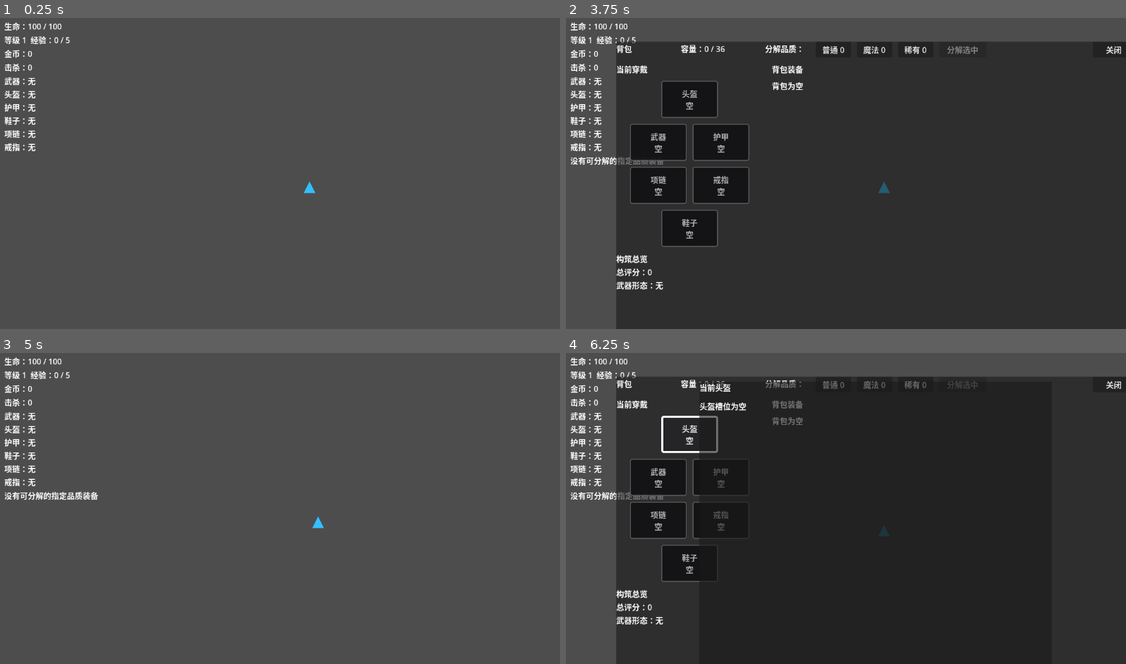
Above: before the commit, frames 1-4 (two rows, left to right).
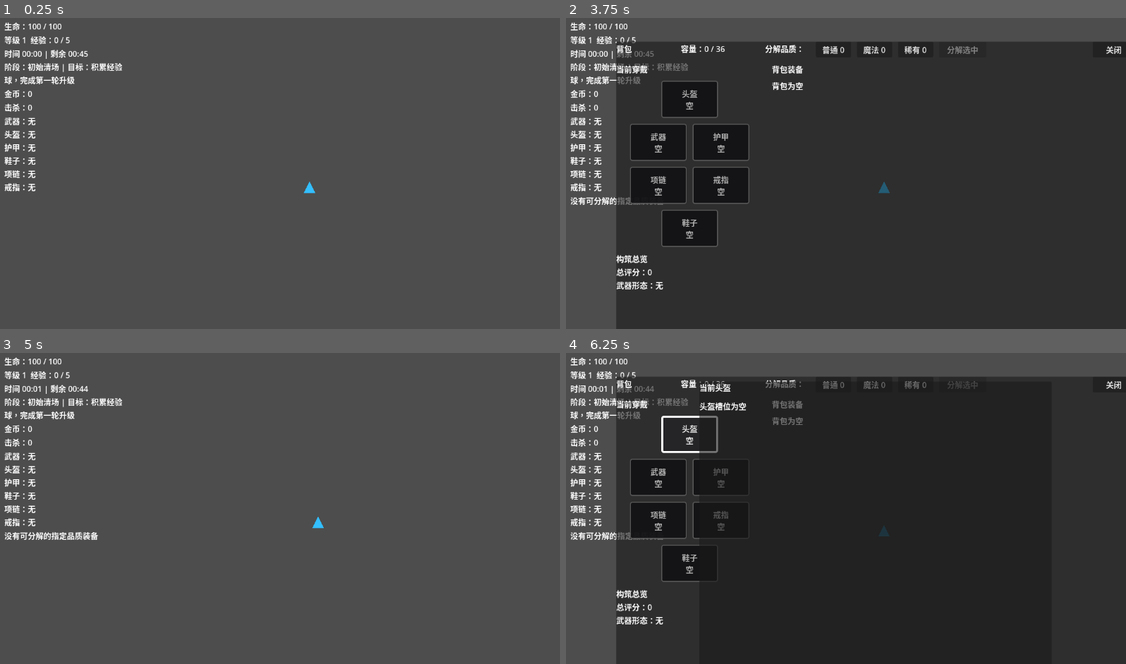
Above: after the commit, the same moments.

Repository: airisuzuki123/RogueLootPrototype
Game: Godot game, scene res://scenes/main.tscn
Two runs of this game, one before a commit and one after it. Both use one fixed random seed, a clock stepped at 60 frames per second and the inputs below.
Inputs (mouse positions are in pixels of both pictures, inside the frame that each line leads up to):
- Up to frame 1 (0.25 s): no input
- Up to frame 2 (3.75 s): tap Enter at 0.5 s; move the mouse to (969, 154) at 0.52 s; hold D (move_right) 0.53-1.25 s; tap B at 0.6 s; click (969, 154) at 0.67 s; click "普通 0" at 1.25 s; click "魔法 0" at 2 s; click "稀有 0" at 2.75 s; click "分解选中" at 3.5 s
- Up to frame 3 (5 s): click "关闭" at 4.25 s
- Up to frame 4 (6.25 s): tap Space at 5 s; move the mouse to (734, 520) at 5.02 s; hold S (move_down) 5.03-5.75 s; tap B at 5.1 s; click "头盔 空" at 5.75 s

The runs differ from the first frame. In frame 1, 1.3% of the frame differs, in the area x 0-22%, y 10-56%; in frame 2, 1.5%; in frame 3, 1.8%, in the area x 0-22%, y 10-61%; in frame 4, 1.5%.

Commit message:
新增单局阶段节奏

Diff:
--- a/scripts/core/game_manager.gd
+++ b/scripts/core/game_manager.gd
@@ -13,8 +13,62 @@
 signal inventory_open_changed(is_open: bool)
 signal upgrade_choices_requested(choices: Array)
 signal run_ended(kills: int, gold: int)
+signal run_time_changed(elapsed_seconds: int, phase: Dictionary, remaining_seconds: int)
+signal run_phase_changed(phase: Dictionary)
 
 const MAX_INVENTORY_SIZE: int = 36
+const RUN_PHASES: Array[Dictionary] = [
+	{
+		"id": "opening",
+		"name": "初始清场",
+		"duration": 45.0,
+		"spawn_interval": 1.25,
+		"spawn_count": 1,
+		"enemy_level_bonus": 0,
+		"enemy_weight_bonus": {},
+		"goal": "积累经验球，完成第一轮升级"
+	},
+	{
+		"id": "chase",
+		"name": "追击加压",
+		"duration": 60.0,
+		"spawn_interval": 1.05,
+		"spawn_count": 1,
+		"enemy_level_bonus": 0,
+		"enemy_weight_bonus": {"runner": 18},
+		"goal": "应对快速敌人，保持移动空间"
+	},
+	{
+		"id": "mixed",
+		"name": "混编压迫",
+		"duration": 75.0,
+		"spawn_interval": 0.90,
+		"spawn_count": 1,
+		"enemy_level_bonus": 1,
+		"enemy_weight_bonus": {"tank": 14, "ranged": 18},
+		"goal": "处理坦克和远程敌人的组合压力"
+	},
+	{
+		"id": "surge",
+		"name": "密集来袭",
+		"duration": 90.0,
+		"spawn_interval": 0.75,
+		"spawn_count": 2,
+		"enemy_level_bonus": 1,
+		"enemy_weight_bonus": {"runner": 16, "tank": 10, "ranged": 18},
+		"goal": "用当前构筑清理更密集的敌群"
+	},
+	{
+		"id": "endless_pressure",
+		"name": "终局压力",
+		"duration": -1.0,
+		"spawn_interval": 0.65,
+		"spawn_count": 2,
+		"enemy_level_bonus": 2,
+		"enemy_weight_bonus": {"runner": 18, "tank": 18, "ranged": 24},
+		"goal": "尽可能延长生存时间"
+	}
+]
 
 var gold: int = 0
 var kills: int = 0
@@ -41,6 +95,9 @@
 	"ring": {}
 }
 var latest_loot_message: String = ""
+var run_elapsed_time: float = 0.0
+var current_phase_index: int = 0
+var latest_run_time_second: int = -1
 
 const UPGRADE_POOL := [
 	{
@@ -94,6 +151,9 @@
 	inventory.clear()
 	_reset_equipped_items()
 	latest_loot_message = ""
+	run_elapsed_time = 0.0
+	current_phase_index = 0
+	latest_run_time_second = -1
 	gold_changed.emit(gold)
 	enemy_killed.emit(kills)
 	experience_changed.emit(experience, experience_to_next_level, level)
@@ -101,6 +161,44 @@
 	inventory_open_changed.emit(is_inventory_open)
 	equipment_changed.emit(equipped_items)
 	loot_message_changed.emit(latest_loot_message)
+	run_phase_changed.emit(get_current_run_phase())
+	_emit_run_time_changed(true)
+
+func update_run_time(delta: float) -> void:
+	if is_run_over or is_gameplay_paused():
+		return
+	run_elapsed_time += delta
+	_update_run_phase()
+	_emit_run_time_changed(false)
+
+func get_current_run_phase() -> Dictionary:
+	if RUN_PHASES.is_empty():
+		return {}
+	return RUN_PHASES[clampi(current_phase_index, 0, RUN_PHASES.size() - 1)].duplicate(true)
+
+func get_current_phase_spawn_interval() -> float:
+	return float(get_current_run_phase().get("spawn_interval", 1.25))
+
+func get_current_phase_spawn_count() -> int:
+	return maxi(1, int(get_current_run_phase().get("spawn_count", 1)))
+
+func get_current_phase_enemy_level_bonus() -> int:
+	return maxi(0, int(get_current_run_phase().get("enemy_level_bonus", 0)))
+
+func get_current_phase_enemy_weight_bonus(enemy_type: String) -> int:
+	var weight_bonus: Dictionary = get_current_run_phase().get("enemy_weight_bonus", {})
+	return maxi(0, int(weight_bonus.get(enemy_type, 0)))
+
+func get_run_elapsed_seconds() -> int:
+	return int(floor(run_elapsed_time))
+
+func get_current_phase_remaining_seconds() -> int:
+	var phase := get_current_run_phase()
+	var duration := float(phase.get("duration", -1.0))
+	if duration < 0.0:
+		return -1
+	var phase_elapsed := run_elapsed_time - _get_phase_start_time(current_phase_index)
+	return maxi(0, int(ceil(duration - phase_elapsed)))
 
 func register_player(player_node: Node) -> void:
 	player = player_node
@@ -312,6 +410,43 @@
 	is_run_over = true
 	set_inventory_open(false)
 	run_ended.emit(kills, gold)
+
+func _update_run_phase() -> void:
+	var new_phase_index := _get_phase_index_for_time(run_elapsed_time)
+	if new_phase_index == current_phase_index:
+		return
+	current_phase_index = new_phase_index
+	var phase := get_current_run_phase()
+	run_phase_changed.emit(phase)
+	_set_loot_message("进入阶段：%s - %s" % [str(phase.get("name", "未知阶段")), str(phase.get("goal", ""))])
+	_emit_run_time_changed(true)
+
+func _get_phase_index_for_time(elapsed_time: float) -> int:
+	var cursor := 0.0
+	for index in range(RUN_PHASES.size()):
+		var duration := float(RUN_PHASES[index].get("duration", -1.0))
+		if duration < 0.0:
+			return index
+		cursor += duration
+		if elapsed_time < cursor:
+			return index
+	return maxi(0, RUN_PHASES.size() - 1)
+
+func _get_phase_start_time(phase_index: int) -> float:
+	var cursor := 0.0
+	for index in range(mini(phase_index, RUN_PHASES.size())):
+		var duration := float(RUN_PHASES[index].get("duration", -1.0))
+		if duration < 0.0:
+			return cursor
+		cursor += duration
+	return cursor
+
+func _emit_run_time_changed(force: bool) -> void:
+	var elapsed_seconds := get_run_elapsed_seconds()
+	if not force and elapsed_seconds == latest_run_time_second:
+		return
+	latest_run_time_second = elapsed_seconds
+	run_time_changed.emit(elapsed_seconds, get_current_run_phase(), get_current_phase_remaining_seconds())
 
 func _request_upgrade_choices() -> void:
 	is_upgrade_pending = true
--- a/scripts/main.gd
+++ b/scripts/main.gd
@@ -25,7 +25,11 @@
 	_spawn_player()
 	_spawn_hud()
 	enemy_spawn_timer.timeout.connect(_spawn_enemy)
+	GameManager.run_phase_changed.connect(_on_run_phase_changed)
 	GameManager.run_ended.connect(_on_run_ended)
+
+func _process(delta: float) -> void:
+	GameManager.update_run_time(delta)
 
 func _spawn_player() -> void:
 	player = PLAYER_SCENE.instantiate()
@@ -40,12 +44,17 @@
 func _spawn_enemy() -> void:
 	if player == null or not is_instance_valid(player) or GameManager.is_run_over or GameManager.is_gameplay_paused():
 		return
+	var spawn_count := GameManager.get_current_phase_spawn_count()
+	for index in range(spawn_count):
+		_spawn_single_enemy()
+	_update_spawn_interval()
+
+func _spawn_single_enemy() -> void:
 	var enemy := ENEMY_SCENE.instantiate()
 	enemy.configure(_roll_enemy_type())
 	enemy.target = player
 	enemy.global_position = _random_spawn_position_around(player.global_position, spawn_radius)
 	add_child(enemy)
-	_update_spawn_interval()
 
 func _random_spawn_position_around(center: Vector2, radius: float) -> Vector2:
 	var angle := randf() * TAU
@@ -59,22 +68,27 @@
 func _on_run_ended(_kills: int, _gold: int) -> void:
 	enemy_spawn_timer.stop()
 
+func _on_run_phase_changed(_phase: Dictionary) -> void:
+	_update_spawn_interval()
+
 func _update_spawn_interval() -> void:
-	var target_interval := maxf(minimum_spawn_interval, 1.25 - (GameManager.level - 1) * spawn_interval_reduction_per_level)
+	var phase_interval := GameManager.get_current_phase_spawn_interval()
+	var target_interval := maxf(minimum_spawn_interval, phase_interval - (GameManager.level - 1) * spawn_interval_reduction_per_level)
 	enemy_spawn_timer.wait_time = target_interval
 
 func _roll_enemy_type() -> String:
 	var available: Array[Dictionary] = []
 	var total_weight := 0
+	var effective_level := GameManager.level + GameManager.get_current_phase_enemy_level_bonus()
 	for entry in enemy_spawn_table:
-		if GameManager.level < int(entry["min_level"]):
+		if effective_level < int(entry["min_level"]):
 			continue
 		available.append(entry)
-		total_weight += int(entry["weight"])
+		total_weight += int(entry["weight"]) + GameManager.get_current_phase_enemy_weight_bonus(str(entry["type"]))
 	var roll := randi_range(1, max(1, total_weight))
 	var cursor := 0
 	for entry in available:
-		cursor += int(entry["weight"])
+		cursor += int(entry["weight"]) + GameManager.get_current_phase_enemy_weight_bonus(str(entry["type"]))
 		if roll <= cursor:
 			return str(entry["type"])
 	return "grunt"
--- a/scripts/ui/hud.gd
+++ b/scripts/ui/hud.gd
@@ -6,6 +6,7 @@
 var kills_label: Label
 var health_label: Label
 var experience_label: Label
+var run_phase_label: Label
 var equipment_label: Label
 var loot_message_label: Label
 var hint_label: Label
@@ -62,6 +63,10 @@
 	experience_label = Label.new()
 	stats.add_child(experience_label)
 
+	run_phase_label = Label.new()
+	run_phase_label.autowrap_mode = TextServer.AUTOWRAP_WORD_SMART
+	stats.add_child(run_phase_label)
+
 	gold_label = Label.new()
 	stats.add_child(gold_label)
 
@@ -160,11 +165,13 @@
 	GameManager.inventory_open_changed.connect(_on_inventory_open_changed)
 	GameManager.upgrade_choices_requested.connect(_on_upgrade_choices_requested)
 	GameManager.run_ended.connect(_on_run_ended)
+	GameManager.run_time_changed.connect(_on_run_time_changed)
 
 func _refresh_all() -> void:
 	_on_gold_changed(GameManager.gold)
 	_on_enemy_killed(GameManager.kills)
 	_on_experience_changed(GameManager.experience, GameManager.experience_to_next_level, GameManager.level)
+	_on_run_time_changed(GameManager.get_run_elapsed_seconds(), GameManager.get_current_run_phase(), GameManager.get_current_phase_remaining_seconds())
 	_on_health_changed(GameManager.player_health, GameManager.player_max_health)
 	_on_equipment_changed(GameManager.equipped_items)
 	_on_loot_message_changed(GameManager.latest_loot_message)
@@ -193,6 +200,15 @@
 
 func _on_experience_changed(current: int, required: int, level: int) -> void:
 	experience_label.text = "等级 %d  经验：%d / %d" % [level, current, required]
+
+func _on_run_time_changed(elapsed_seconds: int, phase: Dictionary, remaining_seconds: int) -> void:
+	var remaining_text := "持续压力" if remaining_seconds < 0 else "剩余 %s" % _format_time(remaining_seconds)
+	run_phase_label.text = "时间 %s | %s\n阶段：%s | 目标：%s" % [
+		_format_time(elapsed_seconds),
+		remaining_text,
+		str(phase.get("name", "未知阶段")),
+		str(phase.get("goal", ""))
+	]
 
 func _on_equipment_changed(new_equipped_items: Dictionary) -> void:
 	equipped_items = new_equipped_items.duplicate(true)
@@ -666,3 +682,8 @@
 func _get_current_equipment_for(equipment: Dictionary) -> Dictionary:
 	var slot_id := str(equipment.get("slot", "weapon"))
 	return equipped_items.get(slot_id, {})
+
+func _format_time(total_seconds: int) -> String:
+	var minutes := total_seconds / 60
+	var seconds := total_seconds % 60
+	return "%02d:%02d" % [minutes, seconds]
Not shown, changed: README.md
Not shown, changed: docs/design.md
Not shown, changed: docs/stage-plan.md
